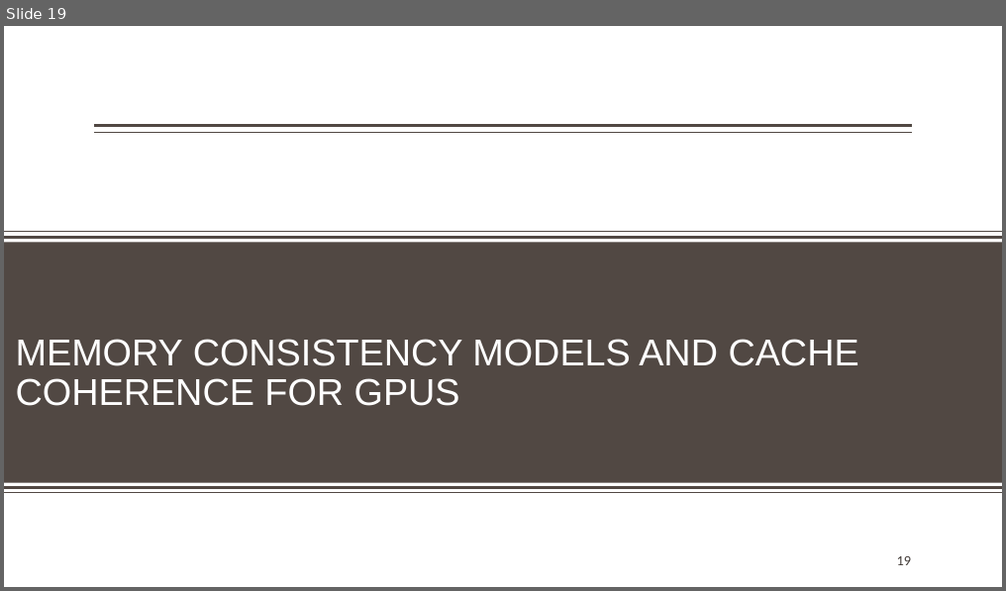
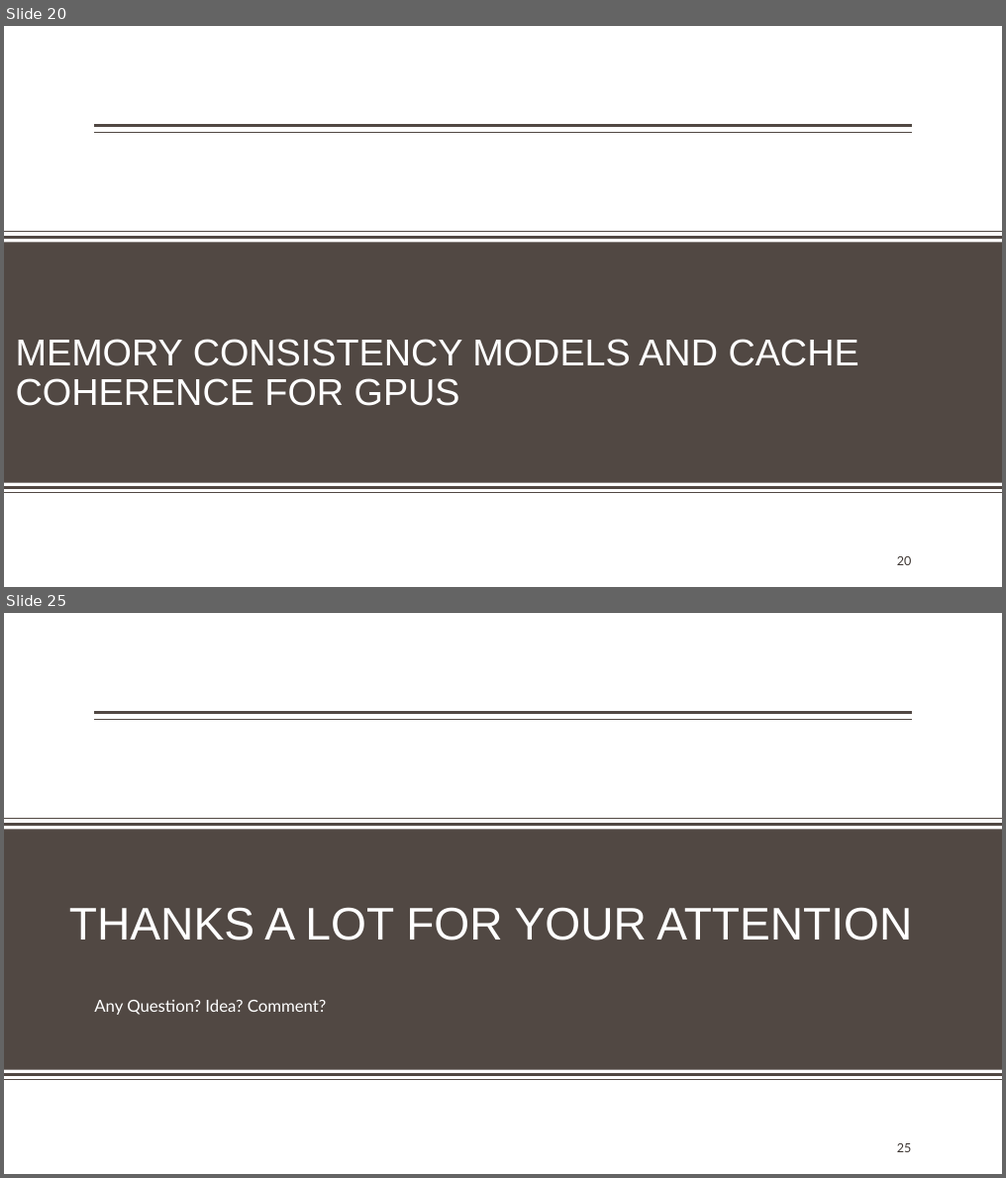
Before and after one commit to ehsanyousefzadehasl/MMCC, a slide deck: Consistency & coherence.pptx. Shown one above the other, each under a label of ours: slide 19 before the commit, slides 20 and 25 after it; the slides between them are not shown. The pictures are 1006x591 and 1006x1178 pixels, drawn with LibreOffice and Linux fonts; fonts in the diff are those of the drawing; background and template pictures are left out. Boxes give left, top, right and bottom in pixels: in the first picture for what was removed or moved away, otherwise in the second. Text is boxed around its words. In the diff, an @@ line names an element or a change of style, - is before the commit and + after.

```diff
--- a/Consistency & coherence.pptx
+++ b/Consistency & coherence.pptx
@@ slide 25 added at [4, 613, 1002, 1174], background #FFFFFF; not listed: 7 template elements that a slide beside it also shows @@
@@ title added at [69, 907, 912, 941], 44 pt, text #FFFFFF @@
+THANKS A LOT FOR YOUR ATTENTION
@@ text added at [94, 999, 327, 1015], 16 pt, text #FFFFFF @@
+Any Question? Idea? Comment?
@@ page number added at [897, 1144, 912, 1153], 12 pt, text #3D3632 @@
+25
@@ what was slide 19 is now slide 20 @@
@@ page number at [897, 557, 912, 566]: text changed @@
-19
+20
```
Also in this commit, not shown: 1 slide changed, 6 other slides added, 2 slides removed.
